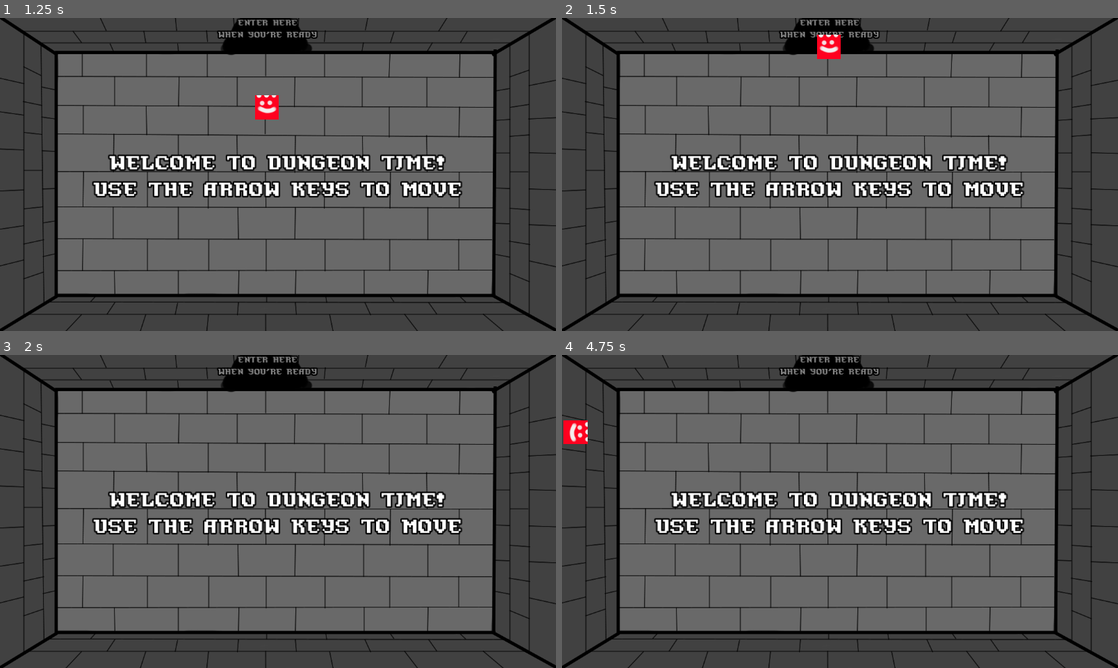
Above: before the commit, frames 1-4 (two rows, left to right).
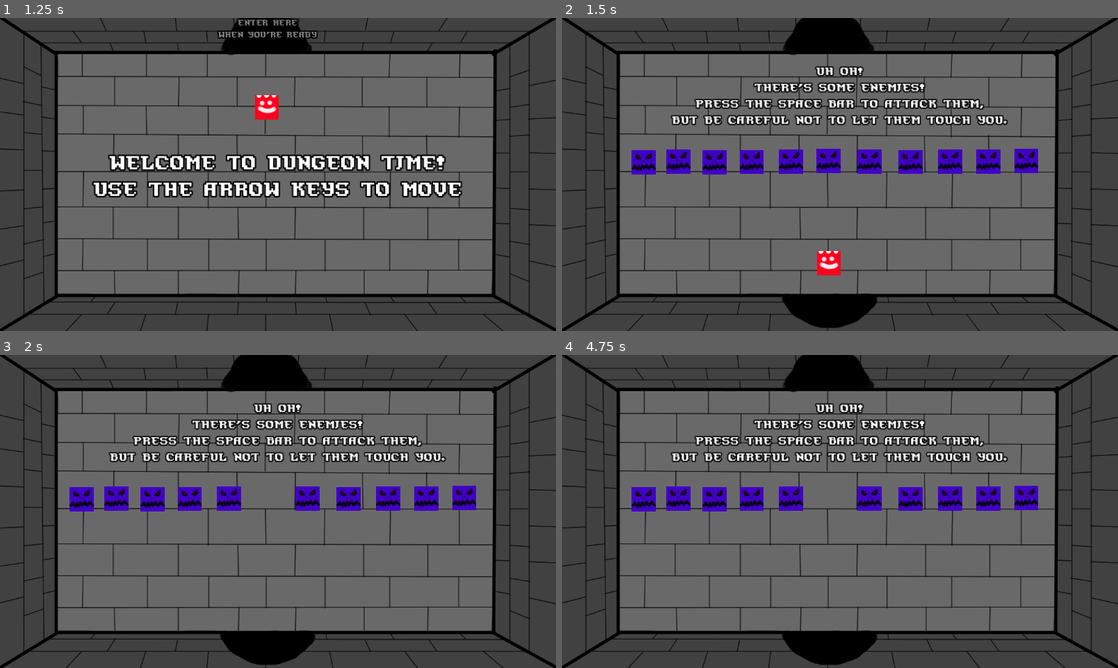
Above: after the commit, the same moments.

Repository: Damian-Wilding/DUNGEON_TIME
Game: Godot game, scene res://main.tscn
Two runs of this game, one before a commit and one after it. Both use one fixed random seed, a clock stepped at 60 frames per second and the inputs below. The project has no main scene, so this scene is started directly.
Inputs:
- Up to frame 1 (1.25 s): tap Enter at 0.5 s; hold Up (move_up) from 0.53 s (still down); hold Space (attack) from 0.53 s (still down)
- Up to frame 2 (1.5 s): keep holding Up (move_up); release Space (attack) at 1.28 s; tap Space (attack) at 1.35 s
- Up to frame 3 (2 s): keep holding Up (move_up)
- Up to frame 4 (4.75 s): tap Space (attack) at 2, 2.85, 3.5, 4.35 s; release Up (move_up) at 2.03 s; hold Space (attack) 2.03-2.78 s; hold Left (move_left) 2.03-3.53 s; hold Down (move_down) 3.53-4.28 s; hold Space (attack) 3.53-4.28 s; hold Right (move_right) from 4.28 s (still down)

Frame 1 is identical in both runs. In frame 2, 13% of the frame differs, in the area x 12-86%, y 0-100%; in frame 3, 12%; in frame 4, 13%.

Commit message:
added door2 and door3

Diff:
--- a/Main.gd
+++ b/Main.gd
@@ -25,6 +25,18 @@
 # Move the player to the right side of the screen.
 func _move_player_to_right():
 	$Player.position = Vector2(1152 - 150, 648/2)
+# Move the player through a door on the top side of the room.
+func _move_player_through_upper_door():
+	$Player.position.y -= 200
+# Move the player through a door on the bottom side of the room.
+func _move_player_through_lower_door():
+	$Player.position.y += 200
+# Move the player through a door on the right side of the room.
+func _move_player_through_right_door():
+	$Player.position.x += 400
+# Move the player through a door on the left side of the room.
+func _move_player_through_left_door():
+	$Player.position.x -= 400
 
 
 # Move the camera up by one screen length.
@@ -41,23 +53,46 @@
 	$Camera2D.position.x += 1152
 
 
-
-
+# This function is called to deactivate a room.
+func _deactivate_room(room):
+	# Deactivate room.
+	room.hide()
+	room.set_deferred("disabled", true)
+# This function is called to activate a room.
+func _activate_room(room):
+	# Activate room.
+	room.show()
+	room.set_deferred("disabled", false)
 
 
 # This is called when the player enters Door1.
 func _on_room_1_door_1_entered():
 	# Reactivate Room2.
-	$Room2.show()
-	$Room2.set_deferred("disabled", false)
-	move_child($Room2, 0)
+	_activate_room($Room2)
 	# Deactivate Room1.
-	$Room1.hide()
-	$Room1.set_deferred("disabled", true)
+	_deactivate_room($Room1)
 	# Move the Player and Camera to be in Room2.
 	_move_camera_up()
-	$Camera2D.zoom.x -= .75
-	$Camera2D.zoom.y -= .75
-	_move_player_to_bottom()
-	#$Player.position = $Room2/Marker2D.position
-	#move_child($Player, 10)
+	_move_player_through_upper_door()
+
+
+# This is called when the player enters Door2.
+func _on_room_2_door_2_entered():
+	# Reactivate Room2.
+	_activate_room($Room1)
+	# Deactivate Room1.
+	_deactivate_room($Room2)
+	# Move the Player and Camera to be in Room2.
+	_move_camera_down()
+	_move_player_through_lower_door()
+
+
+# This is called when the player enters Door3.
+func _on_room_2_door_3_entered():
+	# Reactivate Room2.
+	_activate_room($Room3)
+	# Deactivate Room1.
+	_deactivate_room($Room2)
+	# Move the Player and Camera to be in Room2.
+	_move_camera_up()
+	_move_player_through_upper_door()
--- a/main.tscn
+++ b/main.tscn
@@ -20,3 +20,5 @@
 position = Vector2(553, 535)
 
 [connection signal="door1_entered" from="Room1" to="." method="_on_room_1_door_1_entered"]
+[connection signal="door2_entered" from="Room2" to="." method="_on_room_2_door_2_entered"]
+[connection signal="door3_entered" from="Room2" to="." method="_on_room_2_door_3_entered"]
--- a/room_1.gd
+++ b/room_1.gd
@@ -14,10 +14,9 @@
 	pass
 
 
-# This is called when a hitbox enters the Door1 hitbox.
-func _on_door_1_parent_area_shape_entered(area_rid, area, area_shape_index, local_shape_index):
+# This is called when a body hitbox enters the Door1 hitbox.
+func _on_door_1_parent_body_entered(body):
 	# This checks that the hitbox entering the Door1 hitbox is the player's hitbox.
-	if area.name == "Player":
+	if body.name == "Player":
 		# Signal the the player has entered Door1.
 		door1_entered.emit()
-		print("player has entered Door1")
--- a/room_1.tscn
+++ b/room_1.tscn
@@ -97,4 +97,4 @@
 shape = SubResource("RectangleShape2D_y4l23")
 debug_color = Color(0.972549, 0.0666667, 0.392157, 0.419608)
 
-[connection signal="area_shape_entered" from="Door1Parent" to="." method="_on_door_1_parent_area_shape_entered"]
+[connection signal="body_entered" from="Door1Parent" to="." method="_on_door_1_parent_body_entered"]
--- a/room_2.gd
+++ b/room_2.gd
@@ -17,17 +17,17 @@
 	pass
 
 
-# This is called when a hitbox enters the Door2 hitbox.
-func _on_door_2_parent_area_shape_entered(area_rid, area, area_shape_index, local_shape_index):
+# This is called when a body hitbox enters the Door2 hitbox.
+func _on_door_2_parent_body_entered(body):
 	# This checks that the hitbox entering the Door2 hitbox is the player's hitbox.
-	if area.name == "Player":
+	if body.name == "Player":
 		# Signal that the player has entered Door2.
 		door2_entered.emit()
 
 
-# This is called when a hitbox enters the Door3 hitbox.
-func _on_door_3_parent_area_shape_entered(area_rid, area, area_shape_index, local_shape_index):
+# This is called when a body hitbox enters the Door3 hitbox.
+func _on_door_3_parent_body_entered(body):
 	# This checks that the hitbox entering the Door3 hitbox is the player's hitbox.
-	if area.name == "Player":
+	if body.name == "Player":
 		# Signal that the player has entered Door3.
 		door3_entered.emit()
--- a/room_2.tscn
+++ b/room_2.tscn
@@ -91,5 +91,5 @@
 [node name="Marker2D" type="Marker2D" parent="."]
 position = Vector2(933, 115)
 
-[connection signal="area_shape_entered" from="Door2Parent" to="." method="_on_door_2_parent_area_shape_entered"]
-[connection signal="area_shape_entered" from="Door3Parent" to="." method="_on_door_3_parent_area_shape_entered"]
+[connection signal="body_entered" from="Door2Parent" to="." method="_on_door_2_parent_body_entered"]
+[connection signal="body_entered" from="Door3Parent" to="." method="_on_door_3_parent_body_entered"]
